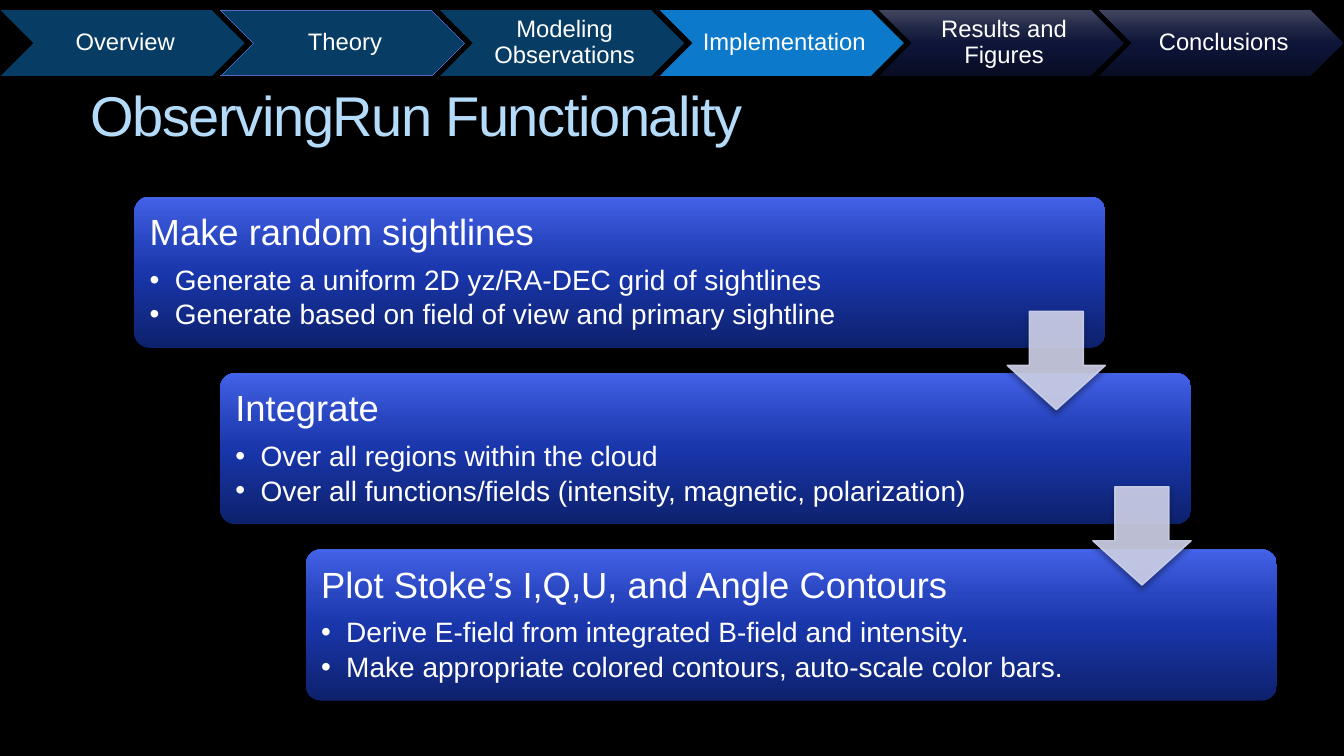
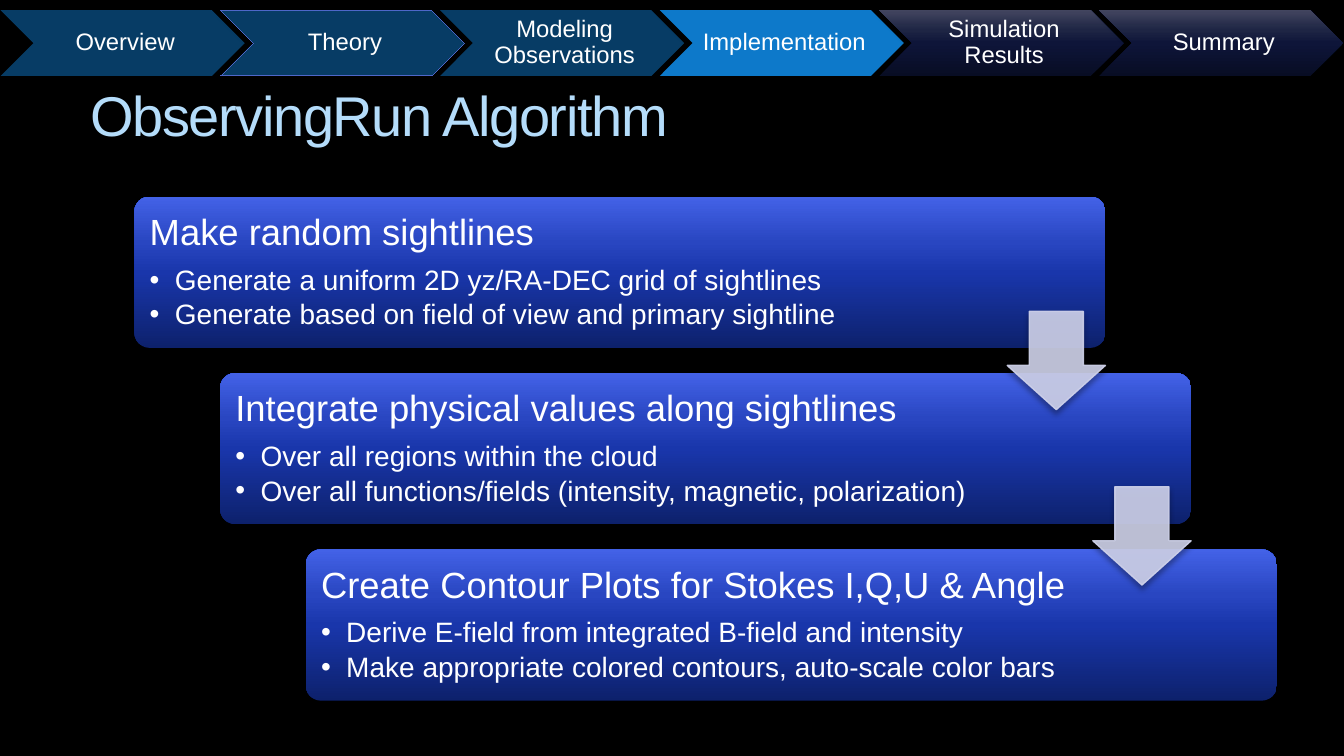
Before and after one commit to psmd-iberutaru/Akamai-Internship, a slide deck: slide 11 of Akamai/Final_Presentation/Akamai_Final_Presentation.pptx. Drawn at 1344x756 pixels with LibreOffice and Linux fonts; fonts in the diff are those of the drawing; background and template pictures are left out. Boxes give left, top, right and bottom in pixels: in the first picture for what was removed or moved away, otherwise in the second. Text is boxed around its words. In the diff, an @@ line names an element or a change of style, - is before the commit and + after.

```diff
--- a/Akamai/Final_Presentation/Akamai_Final_Presentation.pptx
+++ b/Akamai/Final_Presentation/Akamai_Final_Presentation.pptx
@@ text at (948, 19, 1059, 64): text changed @@
-Results and Figures
+Simulation Results
@@ text at (1173, 33, 1275, 55): text changed @@
-Conclusions
+Summary
@@ title at (90, 95, 667, 146): text changed @@
-ObservingRun Functionality
+ObservingRun Algorithm
@@ text at (235, 394, 897, 429): text changed @@
-Integrate
+Integrate physical values along sightlines
@@ text at (321, 571, 1065, 682): text changed @@
-Plot Stoke’s I,Q,U, and Angle Contours
-  • Derive E-field from integrated B-field and intensity.
-  • Make appropriate colored contours, auto-scale color bars.
+Create Contour Plots for Stokes I,Q,U & Angle
+  • Derive E-field from integrated B-field and intensity
+  • Make appropriate colored contours, auto-scale color bars
```
Also in this commit, not shown: 16 other slides changed, 3 slides added, 22 other files.
